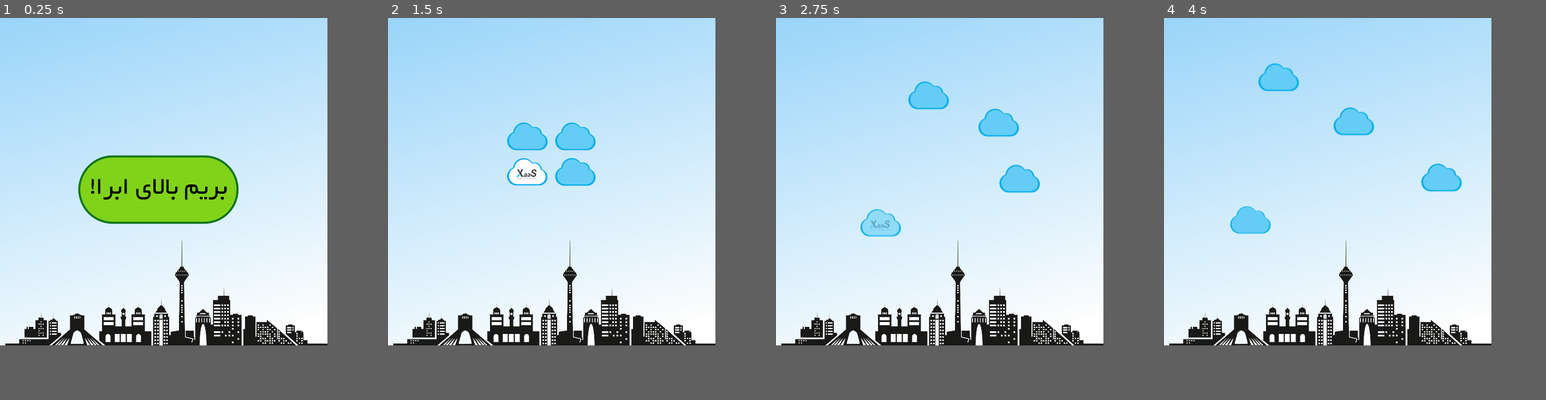
Above: before the commit, frames 1-4 (left to right).
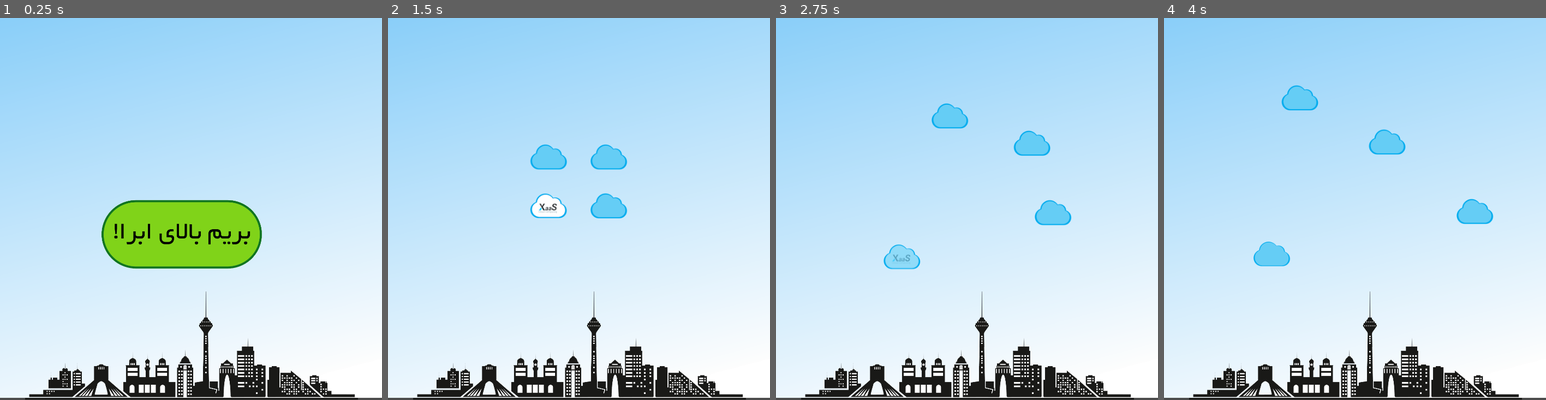
Above: after the commit, the same moments.

Repository: elahehab/x_a_a_s_c_l_o_u_d
Game: Godot game, scene res://scenes/startPage.tscn
The game is run twice, just before and just after one commit, with the same random seed, the same clock (stepped at 60 frames per second) and the same inputs.
Inputs (mouse positions are in pixels of both pictures, inside the frame that each line leads up to; where the layout moved, square brackets give the same spot in the first picture):
- Up to frame 1 (0.25 s): no input
- Up to frame 2 (1.5 s): click (544, 201) [544, 189] at 0.5 s; tap Enter at 1.25 s; move the mouse to (624, 166) at 1.27 s; click (624, 166) at 1.42 s
- Up to frame 3 (2.75 s): move the mouse to (875, 197) at 2.02 s; click (875, 197) at 2.17 s
- Up to frame 4 (4 s): move the mouse to (1358, 109) at 2.77 s; click (1358, 109) at 2.92 s; move the mouse to (1312, 247) at 3.52 s; click (1312, 247) at 3.67 s
The window is 600x600 before the commit and 700x700 after it. Grey fills any space a smaller window leaves; there, only what the larger window draws over its background counts as a difference.

The runs differ from the first frame. In frame 1, 37% of the frame differs, in the area x 0-100%, y 0-100%; in frame 2, 31%; in frame 3, 31%; in frame 4, 31%.

Commit message:
bugs fixed

Diff:
--- a/project.godot
+++ b/project.godot
@@ -21,7 +21,8 @@
 
 [display]
 
-window/size/width=600
+window/size/width=700
+window/size/height=700
 
 [rendering]
 
--- a/scenes/BlueCloud.tscn
+++ b/scenes/BlueCloud.tscn
@@ -1,18 +1,22 @@
-[gd_scene load_steps=3 format=2]
+[gd_scene load_steps=4 format=2]
 
 [ext_resource path="res://scripts/Cloud.gd" type="Script" id=1]
 [ext_resource path="res://assets/images/cloudWithBorder.png" type="Texture" id=2]
 
+[sub_resource type="CapsuleShape2D" id=1]
+radius = 10.6985
+height = 22.587
+
 [node name="Bluecloud" type="KinematicBody2D"]
-collision_layer = 4
-collision_mask = 8
 script = ExtResource( 1 )
 
-[node name="Sprite" type="Sprite" parent="."]
+[node name="Area2D" type="Area2D" parent="."]
+
+[node name="Sprite" type="Sprite" parent="Area2D"]
 texture = ExtResource( 2 )
 centered = false
 
-[node name="CollisionPolygon2D" type="CollisionPolygon2D" parent="."]
-position = Vector2( 2.19304, 2.53209 )
-scale = Vector2( 0.173387, 0.172605 )
-polygon = PoolVector2Array( 112.662, 33.9275, 132.709, 21.0398, 155.621, 13.8799, 182.828, 12.4479, 210.036, 19.6078, 235.811, 33.9275, 251.563, 45.3833, 264.451, 59.703, 287.362, 53.9751, 310.274, 59.703, 328.89, 69.7268, 343.209, 84.0465, 351.801, 101.23, 358.961, 122.71, 379.009, 132.734, 394.76, 148.485, 404.784, 165.669, 409.08, 185.717, 409.08, 210.06, 401.92, 231.54, 390.465, 248.723, 377.577, 264.475, 356.097, 274.499, 343.209, 277.363, 324.594, 280.227, 94.0462, 281.659, 72.5666, 273.067, 53.951, 265.907, 38.1992, 253.019, 22.4475, 231.54, 15.2877, 208.628, 13.8557, 185.717, 19.5836, 161.373, 31.0394, 141.325, 48.2231, 124.142, 63.9748, 114.118, 76.8625, 106.958, 79.7264, 81.1826, 89.7503, 59.703 )
+[node name="CollisionShape2D" type="CollisionShape2D" parent="Area2D"]
+position = Vector2( 36.4473, 32.3405 )
+rotation = 1.5708
+shape = SubResource( 1 )
--- a/scenes/Level.tscn
+++ b/scenes/Level.tscn
@@ -1,9 +1,17 @@
-[gd_scene load_steps=2 format=2]
+[gd_scene load_steps=4 format=2]
 
 [ext_resource path="res://scripts/Level.gd" type="Script" id=1]
+[ext_resource path="res://assets/sounds/correct5.wav" type="AudioStream" id=2]
+[ext_resource path="res://assets/sounds/wrong3.wav" type="AudioStream" id=3]
 
 [node name="Level" type="Area2D"]
 collision_mask = 7
 script = ExtResource( 1 )
 
 [node name="Timer" type="Timer" parent="."]
+
+[node name="CorrectSound" type="AudioStreamPlayer" parent="."]
+stream = ExtResource( 2 )
+
+[node name="WrongSound" type="AudioStreamPlayer" parent="."]
+stream = ExtResource( 3 )
--- a/scenes/LevelFailedScreen.tscn
+++ b/scenes/LevelFailedScreen.tscn
@@ -9,10 +9,10 @@
 [node name="background" parent="." instance=ExtResource( 1 )]
 
 [node name="Button" type="Button" parent="."]
-margin_left = 174.475
-margin_top = 188.82
-margin_right = 422.475
-margin_bottom = 294.82
+margin_left = 221.961
+margin_top = 337.754
+margin_right = 469.961
+margin_bottom = 443.754
 flat = true
 script = ExtResource( 2 )
 
--- a/scenes/LevelSuccessScreen.tscn
+++ b/scenes/LevelSuccessScreen.tscn
@@ -10,10 +10,10 @@
 [node name="background" parent="." instance=ExtResource( 1 )]
 
 [node name="nextLevelButton" type="Button" parent="."]
-margin_left = 175.441
-margin_top = 241.442
-margin_right = 423.441
-margin_bottom = 346.442
+margin_left = 216.349
+margin_top = 377.803
+margin_right = 464.349
+margin_bottom = 482.803
 flat = true
 script = ExtResource( 2 )
 
@@ -23,10 +23,10 @@
 texture = ExtResource( 3 )
 
 [node name="TakhfifButton" type="Button" parent="."]
-margin_left = 177.27
-margin_top = 112.661
-margin_right = 418.27
-margin_bottom = 221.661
+margin_left = 218.178
+margin_top = 249.022
+margin_right = 459.178
+margin_bottom = 358.022
 flat = true
 
 [node name="Sprite" type="Sprite" parent="TakhfifButton"]
--- a/scenes/XaasCloud.tscn
+++ b/scenes/XaasCloud.tscn
@@ -1,25 +1,27 @@
-[gd_scene load_steps=4 format=2]
+[gd_scene load_steps=5 format=2]
 
 [ext_resource path="res://scripts/Cloud.gd" type="Script" id=1]
 [ext_resource path="res://assets/images/Screenshot_from_2020-10-10_15-23-09-removebg-preview.png" type="Texture" id=2]
 [ext_resource path="res://assets/images/Screenshot_from_2020-10-10_15-20-28-removebg-preview.png" type="Texture" id=3]
 
+[sub_resource type="CapsuleShape2D" id=1]
+height = 22.0
+
 [node name="XaasCloud" type="KinematicBody2D"]
-collision_layer = 2
-collision_mask = 8
 script = ExtResource( 1 )
 
-[node name="Sprite" type="Sprite" parent="."]
+[node name="Area2D" type="Area2D" parent="."]
+
+[node name="Sprite" type="Sprite" parent="Area2D"]
 texture = ExtResource( 2 )
 centered = false
 
-[node name="cover" type="Sprite" parent="Sprite"]
+[node name="cover" type="Sprite" parent="Area2D/Sprite"]
 position = Vector2( -2, -1 )
 texture = ExtResource( 3 )
 centered = false
 
-[node name="CollisionPolygon2D" type="CollisionPolygon2D" parent="."]
-visible = false
-position = Vector2( 2.04591, 1.44925 )
-scale = Vector2( 0.172081, 0.172081 )
-polygon = PoolVector2Array( 79.1983, 83.7903, 92.1219, 56.6508, 115.384, 37.2655, 138.647, 20.4649, 172.248, 14.0031, 204.557, 17.8802, 230.404, 29.5114, 248.497, 43.7273, 264.005, 63.1126, 285.975, 57.9432, 310.53, 61.8202, 328.623, 73.4514, 342.839, 87.6673, 351.885, 108.345, 355.762, 129.023, 380.317, 138.069, 394.533, 154.87, 403.58, 170.378, 410.041, 187.179, 410.041, 206.564, 407.457, 223.365, 402.287, 242.75, 389.364, 259.551, 372.563, 273.767, 349.301, 284.105, 95.9989, 285.398, 74.0289, 281.521, 53.3512, 272.474, 41.72, 260.843, 28.7965, 246.627, 15.8729, 231.119, 10.7035, 209.149, 10.7035, 187.179, 15.8729, 166.501, 27.5041, 143.239, 43.0124, 129.023, 55.9359, 119.976, 74.0289, 109.637 )
+[node name="CollisionShape2D" type="CollisionShape2D" parent="Area2D"]
+position = Vector2( 36.7444, 31.3408 )
+rotation = 1.5708
+shape = SubResource( 1 )
--- a/scenes/background.tscn
+++ b/scenes/background.tscn
@@ -6,11 +6,11 @@
 [node name="background" type="Node2D"]
 
 [node name="Sprite" type="Sprite" parent="."]
-position = Vector2( 263.051, 211.044 )
+position = Vector2( 324.051, 304.044 )
 scale = Vector2( 1.02183, 1.02183 )
 texture = ExtResource( 1 )
 
 [node name="pngegg" type="Sprite" parent="."]
-position = Vector2( 306.613, 507.544 )
+position = Vector2( 350.613, 600.544 )
 scale = Vector2( 0.44505, 0.445051 )
 texture = ExtResource( 2 )
--- a/scenes/main.tscn
+++ b/scenes/main.tscn
@@ -6,3 +6,5 @@
 script = ExtResource( 1 )
 
 [node name="Timer" type="Timer" parent="."]
+
+[node name="CorrectSound" type="AudioStreamPlayer" parent="."]
--- a/scenes/startPage.tscn
+++ b/scenes/startPage.tscn
@@ -9,14 +9,14 @@
 [node name="background" parent="." instance=ExtResource( 1 )]
 
 [node name="Button" type="Button" parent="."]
-margin_left = 136.0
-margin_top = 248.0
-margin_right = 437.0
-margin_bottom = 379.0
+margin_left = 183.701
+margin_top = 330.151
+margin_right = 484.701
+margin_bottom = 461.151
 flat = true
 script = ExtResource( 2 )
 
 [node name="Sprite" type="Sprite" parent="Button"]
-position = Vector2( 153.215, 65.4371 )
+position = Vector2( 147.915, 65.437 )
 scale = Vector2( 0.495, 0.495 )
 texture = ExtResource( 3 )
--- a/scripts/Cloud.gd
+++ b/scripts/Cloud.gd
@@ -1,27 +1,28 @@
 extends KinematicBody2D
 
 
-var cloudScale = Vector2(1, 1)
+var cloudScale = Vector2(0.9, 0.9)
 var start = 0
 var speed = 200
 var velocity = Vector2()
 var maxDist = 50
 var nextPos = Vector2()
 var cloudType = 0 #0: normal cloud, 1: xaas cloud
+var cloudNumber
 
 func _ready():
 	randomize()
 	start = 0
-	get_node("Sprite").scale = cloudScale
+	get_node("Area2D/Sprite").scale = cloudScale
 	nextPos = position
-	if(get_node("Sprite").has_node("cover")):
+	if(get_node("Area2D/Sprite").has_node("cover")):
 		cloudType = 1
 	if(cloudType == 1):
-		get_node("Sprite/cover").modulate.a = 0
+		get_node("Area2D/Sprite/cover").modulate.a = 0
 
 
 func getSize():
-	var size = get_node("Sprite").get_rect().size
+	var size = get_node("Area2D/Sprite").get_rect().size
 	return size*cloudScale
 
 
@@ -29,11 +30,18 @@
 	if(!get_parent().isLevelStarted()):
 		return
 	if(speed > 0):
-		speed = speed - 1
+		if(get_node("Area2D").get_overlapping_areas().size() > 0):
+			if(speed > 100):
+				speed = speed - 1
+#			else:
+#				speed = 100
+		else:
+			speed = speed - 1
+
 		if(cloudType == 1):
-			get_node("Sprite/cover").modulate.a += 0.01
-			if(get_node("Sprite/cover").modulate.a > 1):
-				get_node("Sprite/cover").modulate.a = 1
+			get_node("Area2D/Sprite/cover").modulate.a += 0.01
+			if(get_node("Area2D/Sprite/cover").modulate.a > 1):
+				get_node("Area2D/Sprite/cover").modulate.a = 1
 	else:
 		speed = 0
 		return
@@ -58,11 +66,11 @@
 
 func _input(event):
 	if(event is InputEventMouseButton and event.is_pressed() and
-	isMouseOver(event.position) and speed <= 0):
+	isMouseOver(event.position) and get_parent().allCloudsStopped()):
 		get_tree().set_input_as_handled()
 		if(cloudType == 1):
-			get_node("Sprite/cover").modulate.a = 0
-			get_parent().increaseNumOfFoundedClouds()
+			get_node("Area2D/Sprite/cover").modulate.a = 0
+			get_parent().xaasCloudFound(cloudNumber)
 		else:
 			get_parent().increaseNumOfFails()
 
@@ -102,3 +110,9 @@
 		return true
 	else:
 		return false
+
+func setCloudNumber(_cloudNum):
+	cloudNumber = _cloudNum
+
+func getCloudNumber():
+	return cloudNumber
--- a/scripts/Level.gd
+++ b/scripts/Level.gd
@@ -8,35 +8,45 @@
 var numOfClouds
 var numOfXClouds
 var numOfAllowedFail
+var vDist = 40
+var hDist = 40
 
-var numOfFoundedClouds = 0
+var xCloudNums = []
 var numOfFails = 0
 
 var clouds = []
 
 var start = 0
 
-# xcloud, w, h
+# xcloud, w, h, numOfFault
 var levels = [
-[1, 2, 2, 0],
-[2, 3, 2, 0],
-[2, 3, 3, 1],
-[3, 3, 3, 0],
-[3, 4, 3, 2],
-[3, 4, 3, 1],
-[3, 4, 3, 0],
-[3, 4, 4, 1],
-[4, 4, 4, 2],
-[4, 4, 4, 1],
-[4, 4, 4, 0],
-[5, 4, 4, 2],
-[5, 4, 4, 1],
-[5, 4, 4, 0],
-[5, 5, 4, 0],
-[5, 5, 5, 2],
-[5, 5, 5, 1],
-[5, 5, 5, 0],
-[6, 5, 5, 2],
+[1, 2, 2, 0], #0
+[2, 3, 2, 0], #1
+[2, 2, 3, 1], #2
+[3, 2, 4, 0], #3
+[3, 3, 3, 2], #4
+[3, 2, 5, 1], #5
+[3, 4, 3, 0], #6
+[3, 3, 4, 1], #7
+[4, 3, 4, 2], #8
+[4, 3, 4, 2], #9
+[4, 3, 5, 1], #10
+[4, 4, 4, 0], #11
+[5, 5, 3, 2], #12
+[5, 3, 5, 1], #13
+[5, 4, 4, 0], #14
+[5, 5, 4, 0], #15
+[5, 4, 5, 2], #16
+[5, 5, 4, 1], #17
+[5, 5, 4, 0], #18
+[6, 2, 4, 2], #19
+[6, 3, 4, 1], #20
+[6, 4, 3, 1], #21
+[6, 3, 5, 0], #22
+[6, 4, 4, 0], #23
+[6, 5, 4, 0], #24
+[6, 4, 5, 0], #25
+[7, 3, 5, 0], #26
 ]
 
 func _ready():
@@ -44,7 +54,6 @@
 
 	var SCREEN_WIDTH = get_viewport_rect().size[0]
 	var SCREEN_HEIGHT = get_viewport_rect().size[1]
-	var xCloudNums = []
 	var availableNums = []
 	for i in range(numOfClouds):
 		availableNums.append(i)
@@ -53,9 +62,6 @@
 		var selected = randi()%(availableNums.size())
 		xCloudNums.append(availableNums[selected])
 		availableNums.remove(selected)
-
-	var vDist = 10
-	var hDist = 10
 
 	var tmpCloud = BLUECLOUD.instance()
 	var cloudW = tmpCloud.getSize()[0]
@@ -77,20 +83,24 @@
 			else:
 				cloud = BLUECLOUD.instance()
 
+			cloud.setCloudNumber(cloudNumber)
 			cloud.position = Vector2(cloudx, cloudy)
 			add_child(cloud)
 			clouds.append(cloud)
 
-func increaseNumOfFoundedClouds():
-	numOfFoundedClouds += 1
-	if(numOfFoundedClouds == numOfXClouds):
-		var timer = get_node("Timer")
-		timer.connect("timeout", self, "levelSuccess")
-		timer.start(1)
+func xaasCloudFound(cloudNumber):
+	if(xCloudNums.find(cloudNumber) != -1):
+		get_node("CorrectSound").play()
+		xCloudNums.erase(cloudNumber)
+		if(xCloudNums.size() == 0):
+			var timer = get_node("Timer")
+			timer.connect("timeout", self, "levelSuccess")
+			timer.start(1)
 
 
 func increaseNumOfFails():
 	numOfFails += 1
+	get_node("WrongSound").play()
 	if(numOfFails > numOfAllowedFail):
 		var timer = get_node("Timer")
 		timer.connect("timeout", self, "levelFailed")
@@ -116,12 +126,9 @@
 func levelFailed():
 	get_parent().levelFailed()
 
-func checkOverlap():
-	var bodies = get_overlapping_bodies()
-	print(bodies.size())
-	if(bodies.size() > 0):
-		print(bodies)
-#	for i in range(clouds.size() - 1):
-#		for j in range(i+1, clouds.size() - 1):
-#			var c1 = clouds[i]
-#			var c2 = clouds[j]
+
+func allCloudsStopped():
+	for c in clouds:
+		if(c.speed > 0):
+			return false
+	return true
--- /dev/null
+++ b/scripts/cloudArea.gd
@@ -0,0 +1,19 @@
+extends Area2D
+
+# Declare member variables here. Examples:
+# var a = 2
+# var b = "text"
+
+# Called when the node enters the scene tree for the first time.
+func _ready():
+	pass # Replace with function body.
+
+func checkOverlap():
+	if(get_overlapping_areas().size() > 0):
+		return true
+	else:
+		return false
+
+# Called every frame. 'delta' is the elapsed time since the previous frame.
+#func _process(delta):
+#	pass
Not shown, added: assets/sounds/correct.ogg.import
Not shown, added: assets/sounds/correct2.wav.import
Not shown, added: assets/sounds/correct3.wav.import
Not shown, added: assets/sounds/correct4.wav.import
Not shown, added: assets/sounds/correct5.wav.import
Not shown, added: assets/sounds/wrong3.wav.import
Not shown, added: assets/sounds/wronge.wav.import
Not shown, changed: export_presets.cfg
Not shown, added: assets/sounds/correct5.wav
Not shown, added: assets/sounds/wrong3.wav
Not shown, added: assets/sounds/wronge.wav
Not shown, added: assets/sounds/wronge2.mp3
